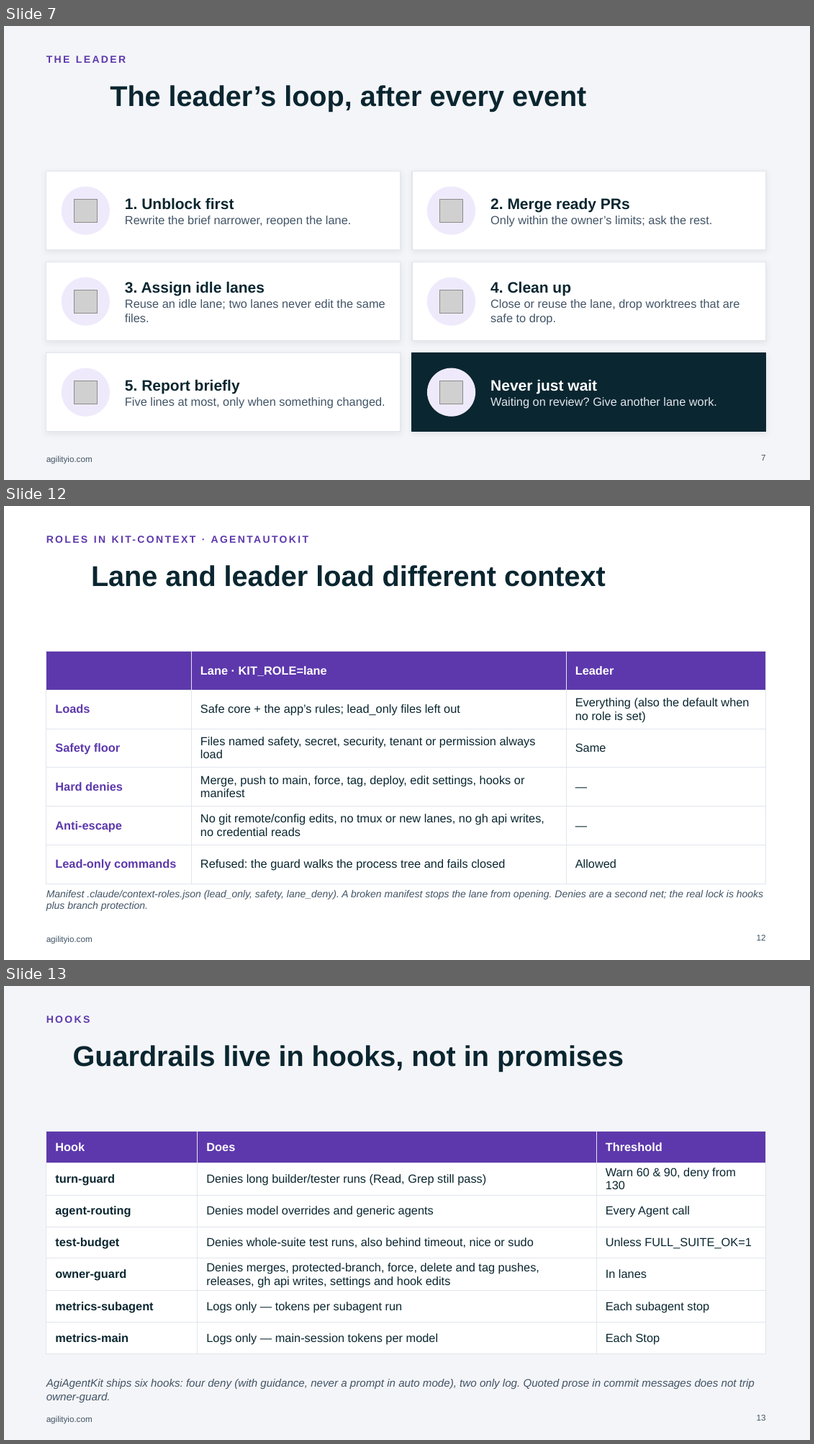
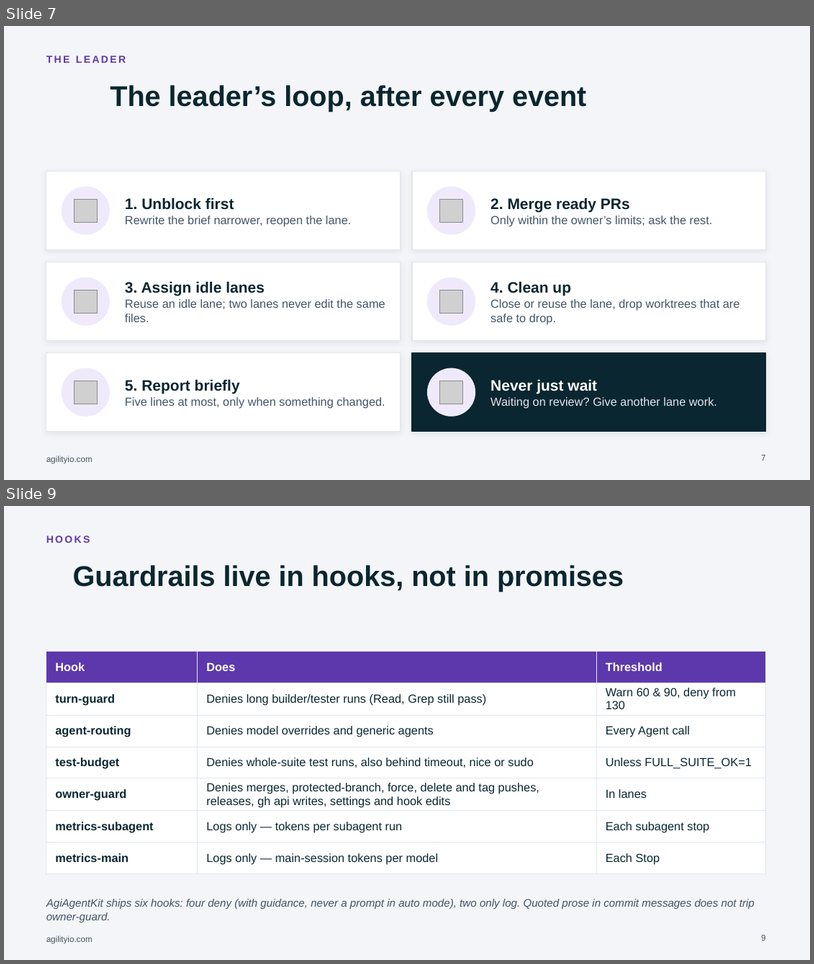
Before and after one commit to trungungtoan-agilityio/AgiAgentKit, a slide deck: docs/talk/v2/Session-Superadvisor-V2-AgilityIO.pptx. Shown one above the other, each under a label of ours: slides 7, 12 and 13 before the commit, slides 7 and 9 after it; the slides between them are not shown. The pictures are 814x1444 and 814x964 pixels, drawn with LibreOffice and Linux fonts; fonts in the diff are those of the drawing; grey boxes stand for pictures; background and template pictures are left out. Boxes give left, top, right and bottom in pixels: in the first picture for what was removed or moved away, otherwise in the second. Text is boxed around its words. In the diff, an @@ line names an element or a change of style, - is before the commit and + after.

```diff
--- a/docs/talk/v2/Session-Superadvisor-V2-AgilityIO.pptx
+++ b/docs/talk/v2/Session-Superadvisor-V2-AgilityIO.pptx
@@ slide 12 removed at (4, 506, 810, 960), background #FFFFFF; not listed: 1 template element that a slide beside it also shows @@
@@ text removed at (46, 533, 621, 554) @@
-ROLES IN KIT-CONTEXT · AGENTAUTOKIT
@@ title removed at (91, 565, 606, 587) @@
-Lane and leader load different context
@@ table removed at (46, 651, 766, 873), 6 rows, 3 columns @@
- | Lane · KIT_ROLE=lane | Leader
-Loads | Safe core + the app’s rules; lead_only files left out | Everything (also the default when no role is set)
-Safety floor | Files named safety, secret, security, tenant or permission always load | Same
-Hard denies | Merge, push to main, force, tag, deploy, edit settings, hooks or manifest | —
-Anti-escape | No git remote/config edits, no tmux or new lanes, no gh api writes, no credential reads | —
-Lead-only commands | Refused: the guard walks the process tree and fails closed | Allowed
@@ text removed at (46, 890, 764, 911) @@
-Manifest .claude/context-roles.json (lead_only, safety, lane_deny). A broken manifest stops the lane from opening. Denies are a second net; the real lock is hooks plus branch protection.
@@ page number removed at (757, 934, 766, 940) @@
-12
@@ what was slide 13 is now slide 9 @@
@@ page number at (761, 934, 766, 940): text changed @@
-13
+9
```
Also in this commit, not shown: 4 slides changed, 3 other slides removed, 7 other files.
